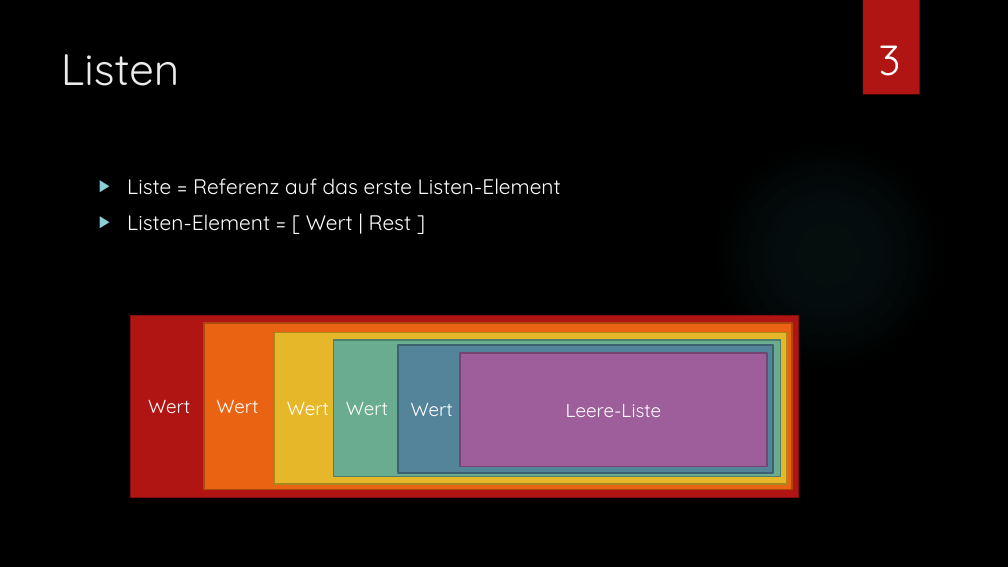
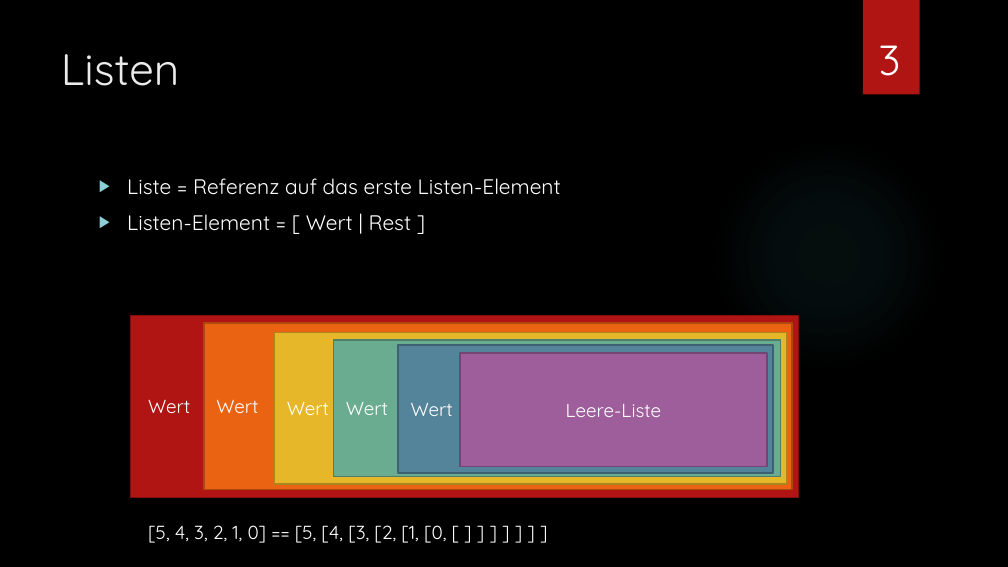
Before and after one commit to Gargamel19/LB.A2, a slide deck: slide 3 of Listen und Arithmetik.pptx. Drawn at 1008x567 pixels with LibreOffice and Linux fonts; fonts in the diff are those of the drawing; background and template pictures are left out. Boxes give left, top, right and bottom in pixels: in the first picture for what was removed or moved away, otherwise in the second. Text is boxed around its words. In the diff, an @@ line names an element or a change of style, - is before the commit and + after.

```diff
--- a/Listen und Arithmetik.pptx
+++ b/Listen und Arithmetik.pptx
@@ text added at [148, 525, 446, 543], 18 pt, text #FFFFFF @@
+[5, 4, 3, 2, 1, 0] == [5, [4, [3, [2, [1, [0, [ ] ] ] ] ] ] ]
```
Also in this commit, not shown: 4 other slides changed, 17 other files.
